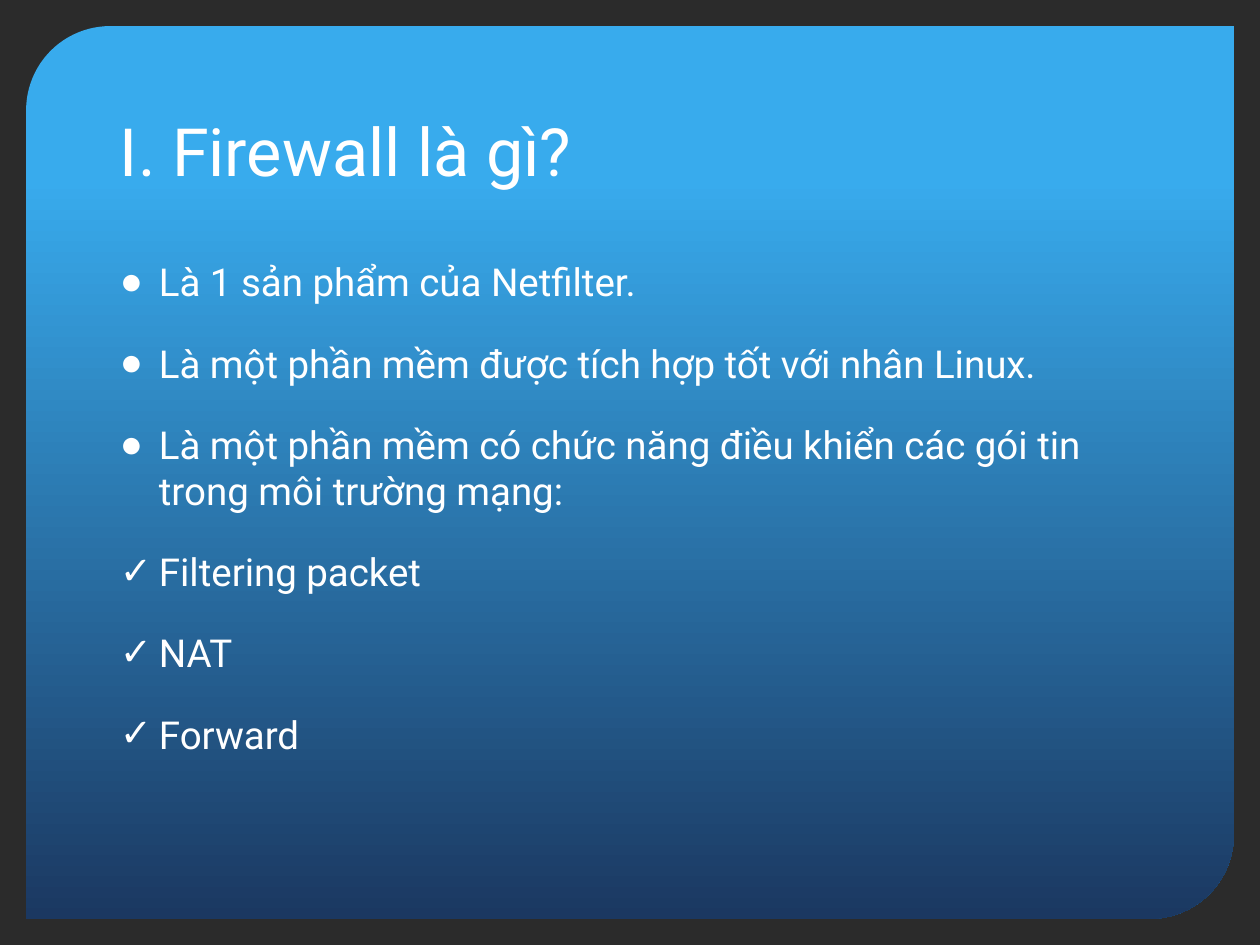
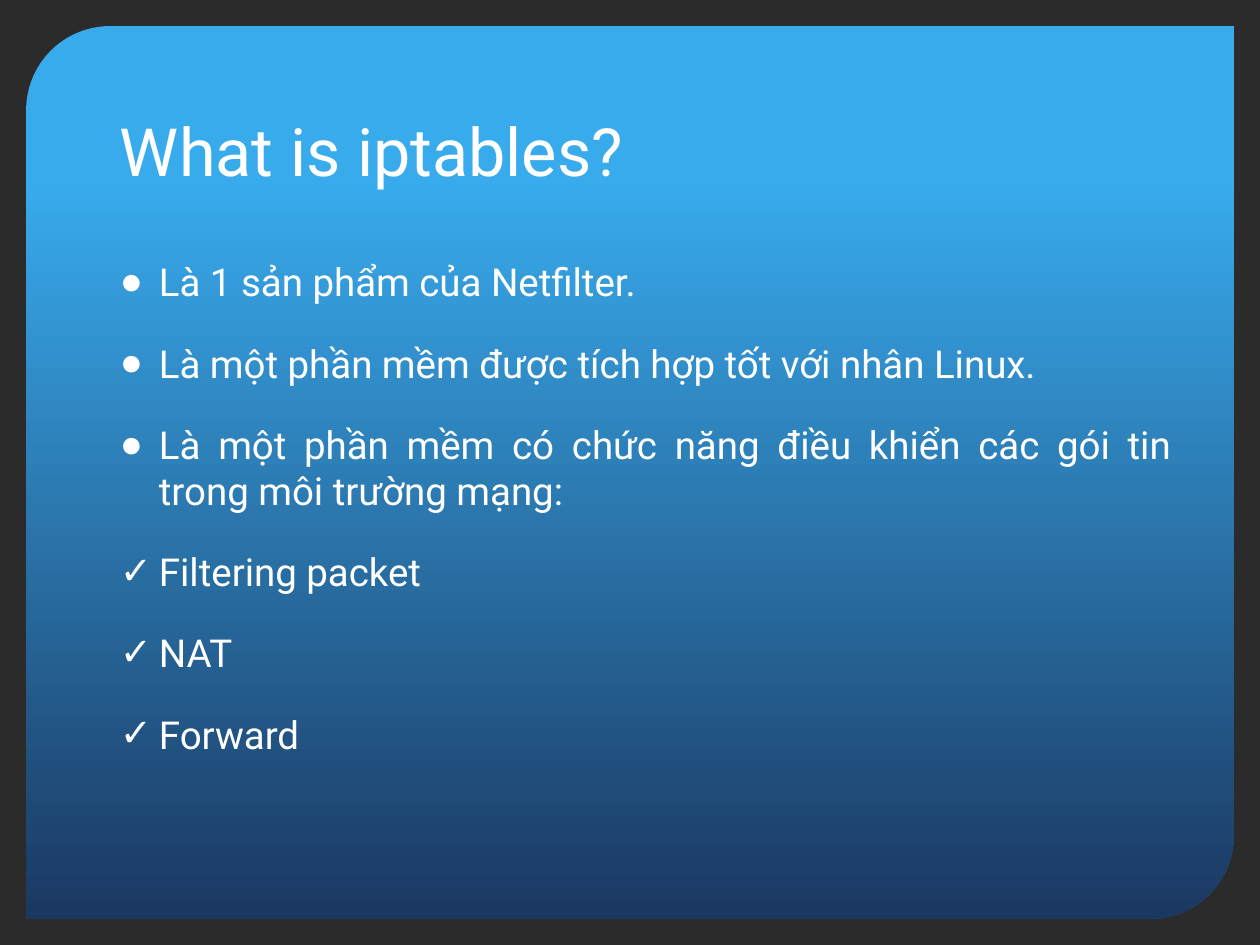
Before and after one commit to vietshell/Basic_Script, a slide deck: slide 2 of Presentation1.pptx. Drawn at 1260x945 pixels with LibreOffice and Linux fonts; fonts in the diff are those of the drawing; background and template pictures are left out; a plain dark background stands for a picture behind light text. Boxes give left, top, right and bottom in pixels: in the first picture for what was removed or moved away, otherwise in the second. Text is boxed around its words. In the diff, an @@ line names an element or a change of style, - is before the commit and + after.

```diff
--- a/Presentation1.pptx
+++ b/Presentation1.pptx
@@ title at (120, 126, 623, 190): text changed @@
-I. Firewall là gì?
+What is iptables?
@@ text "Là 1 sản phẩm của ..." at (159, 264, 1171, 750): alignment left to justified @@
```
Also in this commit, not shown: 6 other slides changed, 4 slides added, 12 slides removed, 1 other file.
